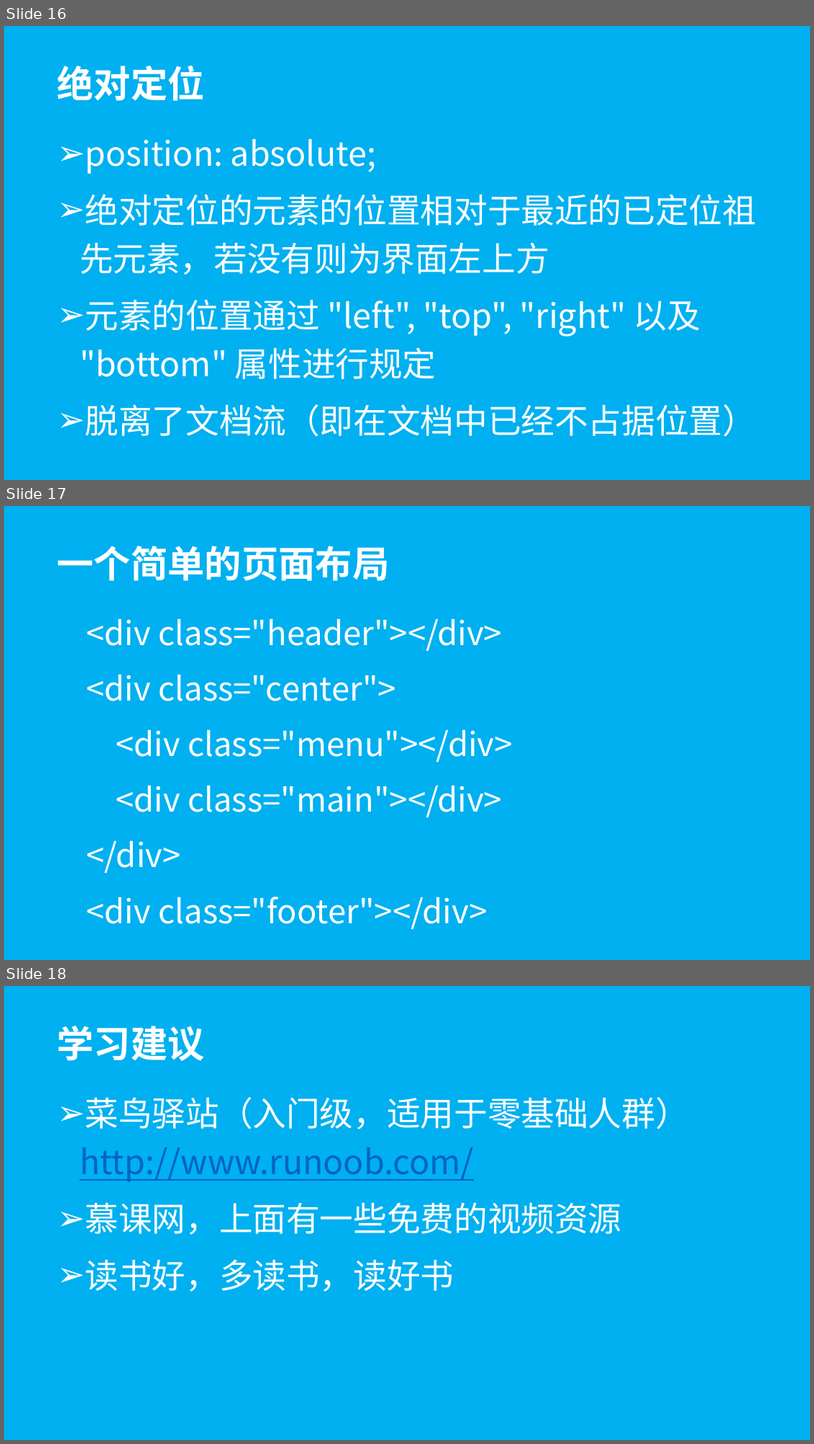
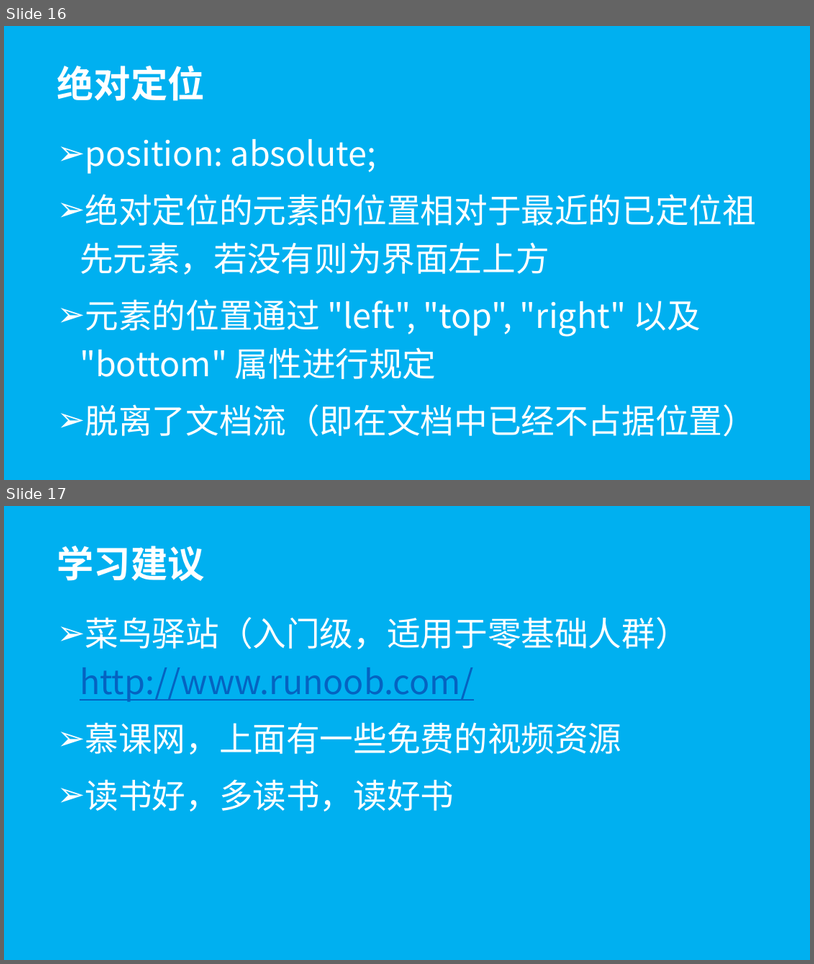
Before and after one commit to wugenshui/ppt, a slide deck: HTML_CSS/Html&CSS.pptx. Shown one above the other, each under a label of ours: slides 16, 17 and 18 before the commit, slides 16 and 17 after it. The pictures are 814x1444 and 814x964 pixels, drawn with LibreOffice and Linux fonts; fonts in the diff are those of the drawing. Boxes give left, top, right and bottom in pixels: in the first picture for what was removed or moved away, otherwise in the second. Text is boxed around its words. In the diff, an @@ line names an element or a change of style, - is before the commit and + after.

```diff
--- a/HTML_CSS/Html&CSS.pptx
+++ b/HTML_CSS/Html&CSS.pptx
@@ slide 17 removed at bbox=[4, 506, 810, 960], background #00B0F0 @@
@@ title removed at bbox=[57, 546, 390, 581] @@
-一个简单的页面布局
@@ subtitle removed at bbox=[86, 618, 513, 929] @@
-<div class="header"></div>
-<div class="center">
-<div class="menu"></div>
-<div class="main"></div>
-</div>
-<div class="footer"></div>
@@ what was slide 18 is now slide 17 @@
```
Also in this commit, not shown: 1 slide changed, 1 other file.
